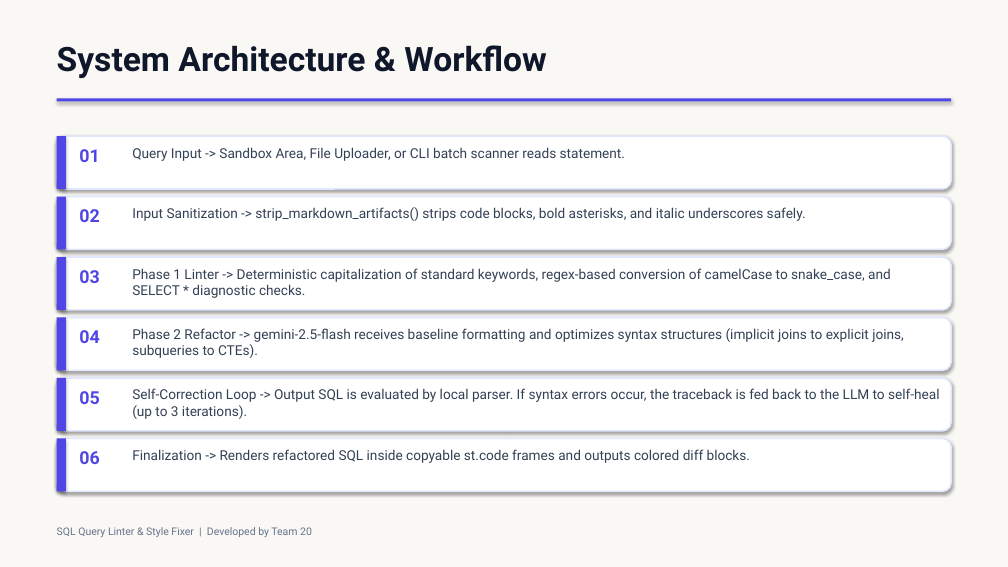
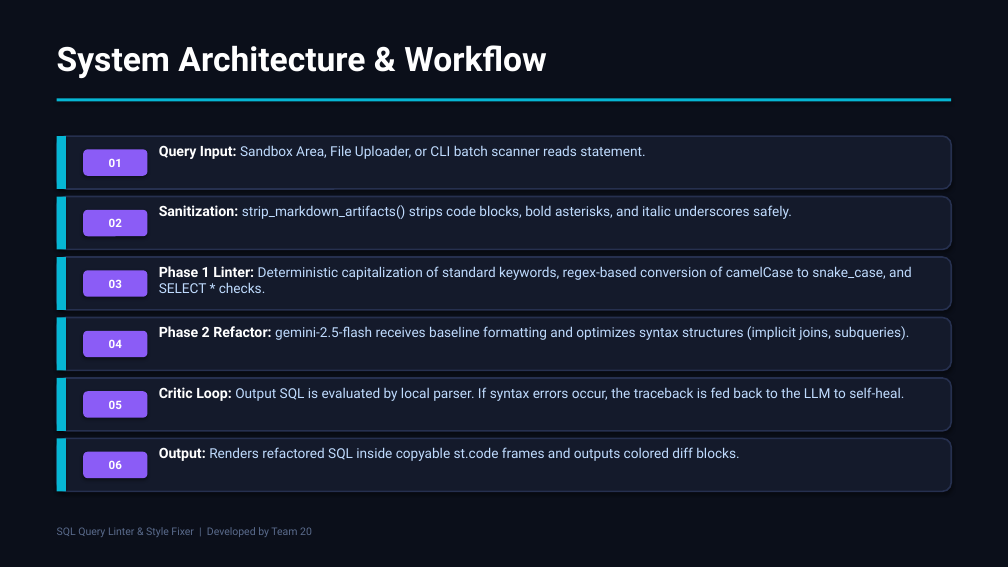
Before and after one commit to bharathpyla/sql-query-linter-style-fixer, a slide deck: slide 5 of Presentation.pptx. Drawn at 1008x567 pixels with LibreOffice and Linux fonts; fonts in the diff are those of the drawing. Boxes give left, top, right and bottom in pixels: in the first picture for what was removed or moved away, otherwise in the second. Text is boxed around its words. In the diff, an @@ line names an element or a change of style, - is before the commit and + after.

Commit message:
Update presentation Presentation.pptx with premium Cyber-Glow tech theme

```diff
--- a/Presentation.pptx
+++ b/Presentation.pptx
@@ background #FAF8F5 to #0B0F1A @@
@@ text "System Architecture & Workflow" at (57, 45, 546, 78): text colour #0F172A to #FFFFFF @@
@@ text at (159, 145, 645, 159): text changed; text colour #334155 to #BFDBFE @@
-Query Input -> Sandbox Area, File Uploader, or CLI batch scanner reads statement.
+Query Input: Sandbox Area, File Uploader, or CLI batch scanner reads statement.
@@ rounded rectangle "01": place and size @@
-rounded rectangle "01" at (79, 149, 99, 162)
+rounded rectangle "01" at (83, 150, 147, 176)
@@ rounded rectangle "02": place and size @@
-rounded rectangle "02" at (79, 209, 99, 222)
+rounded rectangle "02" at (83, 209, 147, 236)
@@ text at (159, 205, 792, 219): text changed; text colour #334155 to #BFDBFE @@
-Input Sanitization -> strip_markdown_artifacts() strips code blocks, bold asterisks, and italic underscores safely.
+Sanitization: strip_markdown_artifacts() strips code blocks, bold asterisks, and italic underscores safely.
@@ text at (159, 266, 912, 293): text changed; text colour #334155 to #BFDBFE @@
-Phase 1 Linter -> Deterministic capitalization of standard keywords, regex-based conversion of camelCase to snake_case, and SELECT * diagnostic checks.
+Phase 1 Linter: Deterministic capitalization of standard keywords, regex-based conversion of camelCase to snake_case, and SELECT * checks.
@@ rounded rectangle "03": place and size @@
-rounded rectangle "03" at (79, 270, 99, 283)
+rounded rectangle "03" at (83, 271, 147, 297)
@@ text at (159, 326, 909, 340): text changed; text colour #334155 to #BFDBFE @@
-Phase 2 Refactor -> gemini-2.5-flash receives baseline formatting and optimizes syntax structures (implicit joins to explicit joins, subqueries to CTEs).
+Phase 2 Refactor: gemini-2.5-flash receives baseline formatting and optimizes syntax structures (implicit joins, subqueries).
@@ rounded rectangle "04": place and size @@
-rounded rectangle "04" at (79, 330, 99, 343)
+rounded rectangle "04" at (83, 331, 147, 358)
@@ text at (159, 387, 904, 401): text changed; text colour #334155 to #BFDBFE @@
-Self-Correction Loop -> Output SQL is evaluated by local parser. If syntax errors occur, the traceback is fed back to the LLM to self-heal (up to 3 iterations).
+Critic Loop: Output SQL is evaluated by local parser. If syntax errors occur, the traceback is fed back to the LLM to self-heal.
@@ rounded rectangle "05": place and size @@
-rounded rectangle "05" at (79, 391, 99, 404)
+rounded rectangle "05" at (83, 391, 147, 417)
@@ fill #4F46E5 to #06B6D4 in 7 elements at (57, 98, 951, 101), (57, 136, 66, 189), (57, 197, 66, 250), (57, 257, 66, 310), (57, 318, 66, 371), (57, 378, 66, 431), (57, 439, 66, 492) @@
@@ fill #FFFFFF to #141A2B; outline #E0E7FF 1.5 pt to #26304F 1.5 pt in 6 elements at (57, 136, 951, 189), (57, 197, 951, 250), (57, 257, 951, 310), (57, 318, 951, 371), (57, 378, 951, 431), (57, 439, 951, 492) @@
@@ text at (159, 447, 739, 461): text changed; text colour #334155 to #BFDBFE @@
-Finalization -> Renders refactored SQL inside copyable st.code frames and outputs colored diff blocks.
+Output: Renders refactored SQL inside copyable st.code frames and outputs colored diff blocks.
@@ size 17 to 11 pt, text colour #4F46E5 to #FFFFFF; alignment left to centre; vertical alignment top to middle; fill none to #8B5CF6; shadow on in 6 elements at (83, 150, 147, 176), (83, 209, 147, 236), (83, 271, 147, 297), (83, 391, 147, 417), (83, 331, 147, 358), (83, 451, 147, 478) @@
@@ rounded rectangle "06": place and size @@
-rounded rectangle "06" at (79, 451, 99, 464)
+rounded rectangle "06" at (83, 451, 147, 478)
@@ text "SQL Query Linter & Style ..." at (57, 527, 312, 537): text colour #64748B to #5A6B8C @@
```
Also in this commit, not shown: 7 other slides changed.
